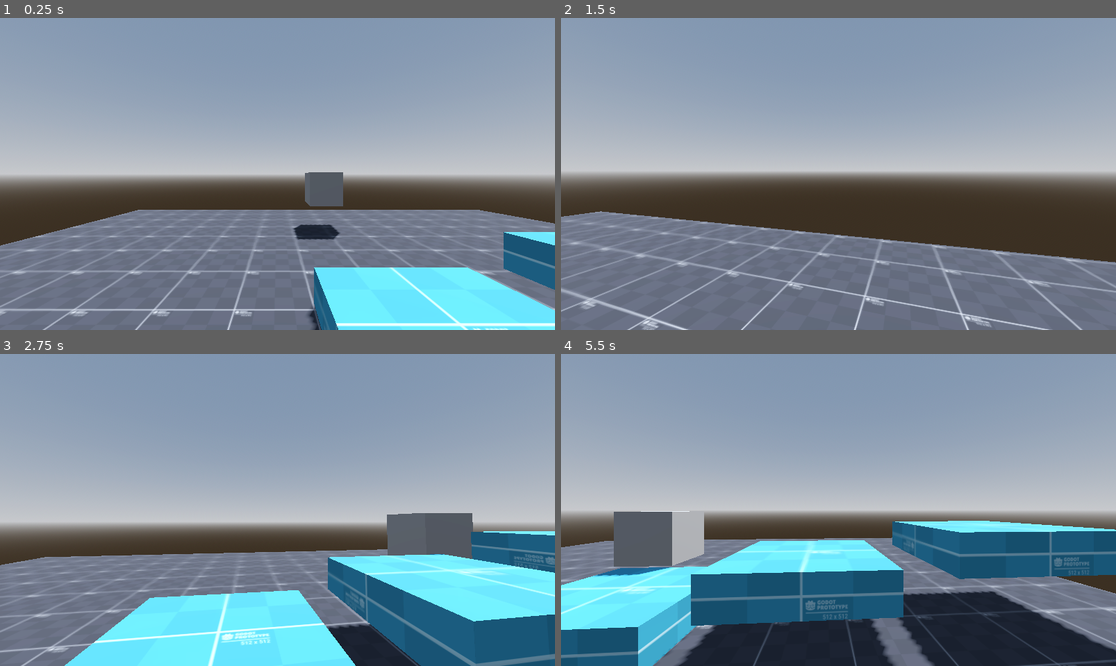
Above: before the commit, frames 1-4 (two rows, left to right).
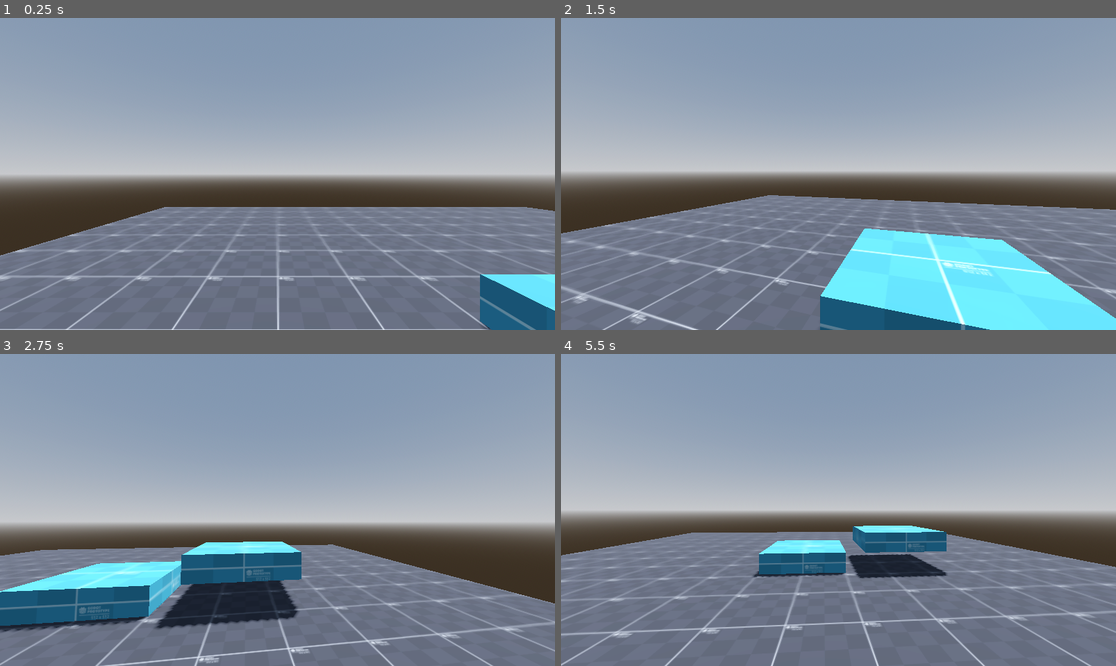
Above: after the commit, the same moments.

Repository: Dr-Sirius/Acerola-Jam-0-Game
Game: Godot game, scene res://Scenes/TestLvL.tscn
The game is run twice, just before and just after one commit, with the same random seed, the same clock (stepped at 60 frames per second) and the same inputs.
Inputs (mouse positions are in pixels of both pictures, inside the frame that each line leads up to):
- Up to frame 1 (0.25 s): no input
- Up to frame 2 (1.5 s): tap Enter (ui_accept) at 0.5, 0.77 s; move the mouse to (866, 174) at 0.52 s; hold D (right) 0.53-1.28 s; tap Q (Switch Position) at 0.6, 1.35 s; move the mouse to (810, 174) at 1.27 s; hold S (backward) from 1.28 s (still down)
- Up to frame 3 (2.75 s): tap Enter (ui_accept) at 1.52 s; move the mouse to (288, 503) at 2.02 s; release S (backward) at 2.03 s; hold D (right) from 2.03 s (still down); tap W (forwared) at 2.1 s; tap Q (Switch Position) at 2.3 s
- Up to frame 4 (5.5 s): move the mouse to (832, 516) at 2.77 s; tap Q (Switch Position) at 2.85, 3.6, 4.55, 5.1 s; tap Enter (ui_accept) at 3.02, 3.77, 4.52 s; move the mouse to (877, 513) at 3.52 s; release D (right) at 3.53 s; hold A (left) 3.53-5.03 s; move the mouse to (794, 506) at 4.27 s; tap W (forwared) at 4.35 s; move the mouse to (844, 510) at 5.02 s; hold S (backward) from 5.03 s (still down)

The runs differ from the first frame. In frame 1, 15% of the frame differs, in the area x 0-100%, y 49-100%; in frame 2, 24%; in frame 3, 36%; in frame 4, 38%, in the area x 0-100%, y 50-100%.

Commit message:
Implemented switch obj following

Diff:
--- a/Scenes/TestLvL.tscn
+++ b/Scenes/TestLvL.tscn
@@ -27,26 +27,42 @@
 [node name="WorldEnvironment" type="WorldEnvironment" parent="."]
 environment = SubResource("Environment_tplih")
 
-[node name="BlackBlock" parent="." instance=ExtResource("1_qx6qb")]
+[node name="BottomLVL" type="Node3D" parent="."]
+
+[node name="BlackBlock" parent="BottomLVL" instance=ExtResource("1_qx6qb")]
 transform = Transform3D(1, 0, 0, 0, 1, 0, 0, 0, 1, 0.00593472, 0.249253, 0.0861557)
 use_collision = true
 size = Vector3(16.0291, 0.215332, 16.1699)
 
-[node name="BlueBlock" parent="." instance=ExtResource("2_k41hk")]
+[node name="BlueBlock" parent="BottomLVL" instance=ExtResource("2_k41hk")]
 transform = Transform3D(2, 0, 0, 0, 2, 0, 0, 0, 2, 0.0202239, 0.595804, -0.0248312)
 size = Vector3(1, 0.235352, 1)
 
-[node name="BlueBlock2" parent="." instance=ExtResource("2_k41hk")]
+[node name="BlueBlock2" parent="BottomLVL" instance=ExtResource("2_k41hk")]
 transform = Transform3D(2, 0, 0, 0, 2, 0, 0, 0, 2, 2.47696, 1.0571, -0.0248312)
 size = Vector3(1, 0.235352, 1)
 
-[node name="BlueBlock3" parent="." instance=ExtResource("2_k41hk")]
+[node name="Player" parent="BottomLVL" instance=ExtResource("3_27q0p")]
+transform = Transform3D(1, 0, 0, 0, 1, 0, 0, 0, 1, -3, 1.5, 1)
+
+[node name="TopLVL" type="Node3D" parent="."]
+transform = Transform3D(1, 0, 0, 0, 1, 0, 0, 0, 1, 0, 42, 0)
+
+[node name="Switch" parent="TopLVL" node_paths=PackedStringArray("swap_obj") instance=ExtResource("4_ol8c2")]
+transform = Transform3D(1, 0, 0, 0, 1, 0, 0, 0, 1, -3, 1, 1)
+swap_obj = NodePath("../../BottomLVL/Player")
+move_with_obj = true
+offset = Vector3(0, 42, 0)
+
+[node name="BlackBlock" parent="TopLVL" instance=ExtResource("1_qx6qb")]
+transform = Transform3D(1, 0, 0, 0, 1, 0, 0, 0, 1, 0.00593472, 0.249253, 0.0861557)
+use_collision = true
+size = Vector3(16.0291, 0.215332, 16.1699)
+
+[node name="BlueBlock" parent="TopLVL" instance=ExtResource("2_k41hk")]
+transform = Transform3D(2, 0, 0, 0, 2, 0, 0, 0, 2, 0.0202239, 0.595804, -0.0248312)
+size = Vector3(1, 0.235352, 1)
+
+[node name="BlueBlock3" parent="TopLVL" instance=ExtResource("2_k41hk")]
 transform = Transform3D(2, 0, 0, 0, 2, 0, 0, 0, 2, 5.06068, 1.4239, -0.0248312)
 size = Vector3(1, 0.235352, 1)
-
-[node name="Player" parent="." instance=ExtResource("3_27q0p")]
-transform = Transform3D(1, 0, 0, 0, 1, 0, 0, 0, 1, -1.45737, 1.90366, 1.61664)
-
-[node name="Switch" parent="." node_paths=PackedStringArray("swap_obj") instance=ExtResource("4_ol8c2")]
-transform = Transform3D(1, 0, 0, 0, 1, 0, 0, 0, 1, 0, 1.59151, -4.95237)
-swap_obj = NodePath("../Player")
--- a/Switch.gd
+++ b/Switch.gd
@@ -1,6 +1,8 @@
 extends Node3D
 
 @export var swap_obj: Node3D
+@export var move_with_obj: bool
+@export var offset: Vector3
 @onready var switch_timer = %SwitchTimer
 
 var last_pos
@@ -9,9 +11,14 @@
 	last_pos = swap_obj.global_position
 
 func _physics_process(delta):
+
 	last_pos = swap_obj.global_position
 
 	if Input.is_action_just_pressed("Switch Position") and switch_timer.is_stopped():
 		swap_obj.global_position = global_position
 		global_position = last_pos
+		offset *= -1
 		switch_timer.start()
+
+	if move_with_obj:
+		global_position = swap_obj.global_position + offset
Not shown: 1 places in Scenes/TestLvL.tscn that only renumber resources
